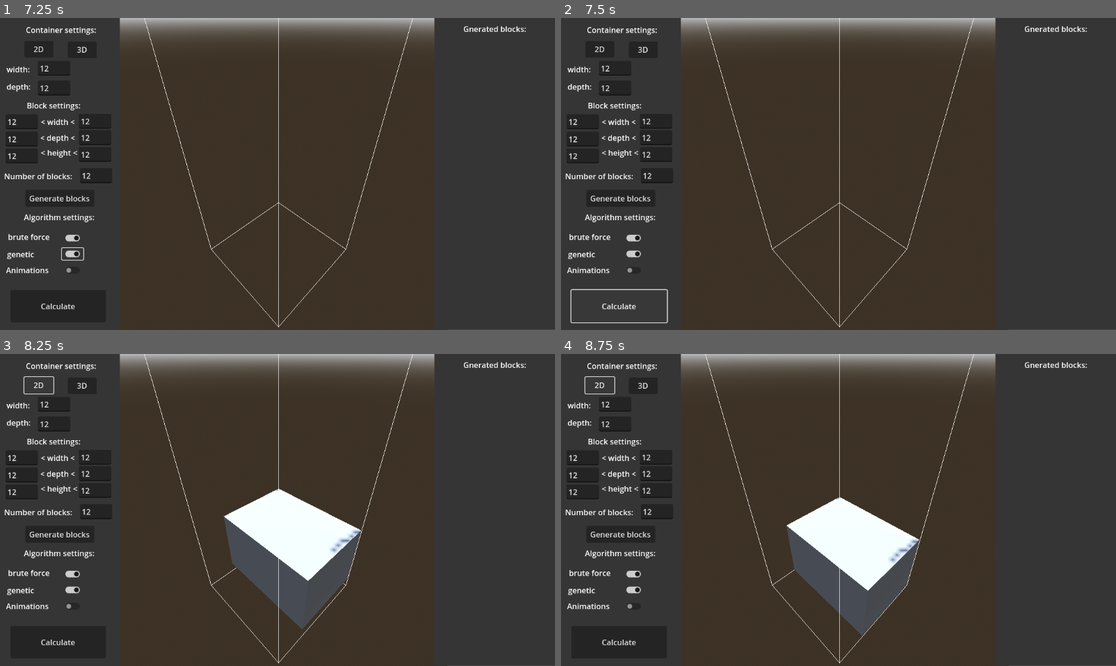
Above: before the commit, frames 1-4 (two rows, left to right).
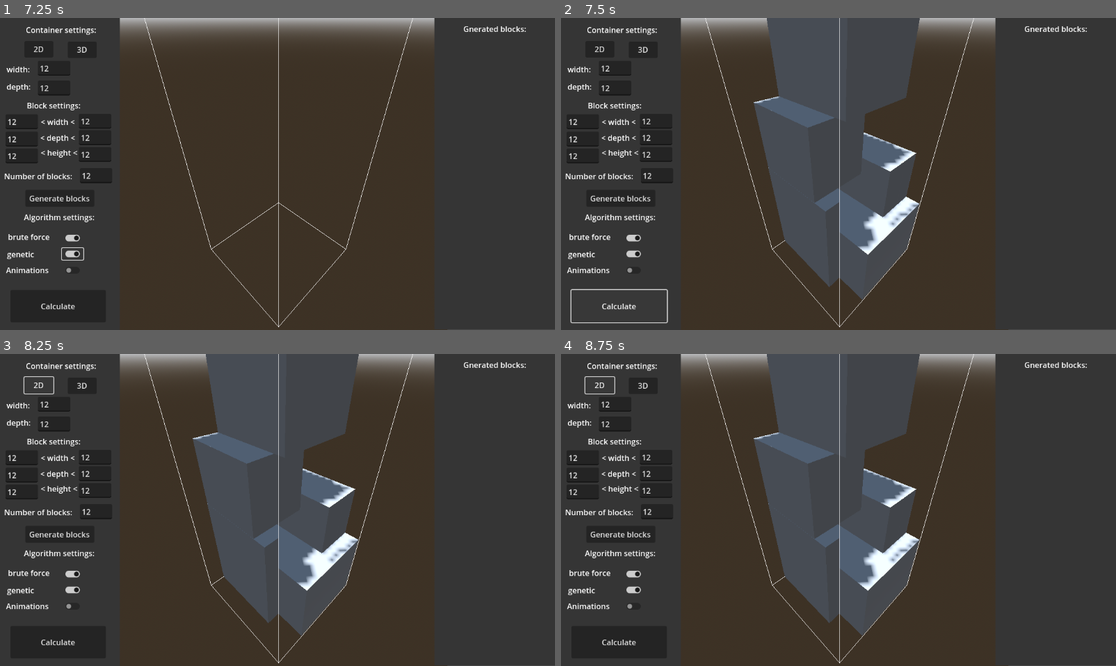
Above: after the commit, the same moments.

Repository: FilipAntonijevic/Optimal_block_packing
Game: Godot game, scene res://Scenes/Main.tscn
Two runs of this game, one before a commit and one after it. Both use one fixed random seed, a clock stepped at 60 frames per second and the inputs below.
Inputs (mouse positions are in pixels of both pictures, inside the frame that each line leads up to):
- Up to frame 1 (7.25 s): click (94, 177) at 0.52 s; type "12" at 0.6 s; click (94, 155) at 0.75 s; type "12" at 0.83 s; click (22, 155) at 0.98 s; type "12" at 1.07 s; click (94, 136) at 1.27 s; type "12" at 1.35 s; click (22, 139) at 1.5 s; type "12" at 1.58 s; click (94, 120) at 1.73 s; type "12" at 1.82 s; click (22, 120) at 2.02 s; type "12" at 2.1 s; click (55, 86) at 2.25 s; type "12" at 2.33 s; click (55, 67) at 2.48 s; type "12" at 2.57 s; click (72, 270) at 2.75 s; click "2D" at 3.5 s; click "3D" at 4.25 s; click "Generate blocks" at 5 s; click (72, 239) at 5.75 s; click (72, 255) at 6.5 s
- Up to frame 2 (7.5 s): click "Calculate" at 7.25 s
- Up to frame 3 (8.25 s): click "2D" at 8 s
- Up to frame 4 (8.75 s): no input

Frame 1 is identical in both runs. In frame 2, 19% of the frame differs, in the area x 34-65%, y 0-91%; in frame 3, 16%; in frame 4, 16%.

Commit message:
Added camera rotation. Changed up block placing part of algorithm, and now there are no illegal states in block placements.

Diff:
--- a/optimal_block_packing/Scenes/Container.tscn
+++ b/optimal_block_packing/Scenes/Container.tscn
@@ -29,4 +29,6 @@
 transform = Transform3D(0.720349, -0.42155, 0.550811, 0.0181168, 0.805284, 0.592612, -0.693376, -0.416908, 0.587723, 3.71328, 5.53443, 3.61695)
 current = true
 
-[node name="Blocks" type="Node3D" parent="."]
+[node name="Container_node" type="Node3D" parent="."]
+
+[node name="Blocks" type="Node3D" parent="Container_node"]
--- a/optimal_block_packing/Scenes/Control_panel.tscn
+++ b/optimal_block_packing/Scenes/Control_panel.tscn
@@ -259,4 +259,5 @@
 [connection signal="text_changed" from="Container_width_line_edit" to="." method="_on_container_width_line_edit_text_changed"]
 [connection signal="text_submitted" from="Container_width_line_edit" to="." method="_on_container_width_line_edit_text_submitted"]
 [connection signal="pressed" from="Generate_blocks_button" to="." method="_on_generate_blocks_button_pressed"]
+[connection signal="toggled" from="Animation_check_button" to="." method="_on_animation_check_button_toggled"]
 [connection signal="pressed" from="Calculate_best_block_order_button" to="." method="_on_calculate_best_block_order_button_pressed"]
--- a/optimal_block_packing/Scripts/Container.gd
+++ b/optimal_block_packing/Scripts/Container.gd
@@ -1,6 +1,7 @@
 extends Node3D
 
-@onready var blocks_node = $Blocks
+@onready var blocks_node = $Container_node/Blocks
+@onready var container_node = $Container_node
 
 @export var height: float = 1000
 @export var color: Color = Color(1, 1, 1)
@@ -9,6 +10,8 @@
 @export var camera_max_height: float = 1000
 
 var camera_distance: float
+var rotating := false
+var last_mouse_pos: Vector2
 
 func _ready() -> void:
 	draw_container()
@@ -16,7 +19,7 @@
 	position_camera()
 
 func draw_container() -> void:
-	for child in get_children():
+	for child in container_node.get_children():
 		if child is MeshInstance3D:
 			child.queue_free()
 
@@ -53,7 +56,7 @@
 	var mesh = st.commit()
 	var mesh_instance = MeshInstance3D.new()
 	mesh_instance.mesh = mesh
-	add_child(mesh_instance)
+	container_node.add_child(mesh_instance)
 
 	var mat = StandardMaterial3D.new()
 	mat.shading_mode = BaseMaterial3D.SHADING_MODE_UNSHADED
@@ -72,14 +75,48 @@
 	camera_min_height = camera.position.y
 
 func _unhandled_input(event: InputEvent) -> void:
+	# rotacija na levi klik
+	if event is InputEventMouseButton:
+		if event.button_index == MOUSE_BUTTON_LEFT:
+			if event.pressed:
+				rotating = true
+				last_mouse_pos = event.position
+			else:
+				rotating = false
+
+	# zoom na scroll
 	if event is InputEventMouseButton and event.pressed:
 		var camera = $Camera3D
-
 		if event.button_index == MOUSE_BUTTON_WHEEL_DOWN:
 			camera.position.y = max(camera_min_height, camera.position.y - zoom_speed)
-
 		elif event.button_index == MOUSE_BUTTON_WHEEL_UP:
 			camera.position.y += zoom_speed
+
+		# rotacija kada se pomera miš
+	if event is InputEventMouseMotion and rotating:
+		var delta = event.position - last_mouse_pos
+		var angle = deg_to_rad(-delta.x * 0.3)  # brzina rotacije
+
+		# pivot u lokalnim koordinatama (sredina kontejnera)
+		var pivot_local = Vector3(GlobalData.container_width/2.0, 0, GlobalData.container_depth/2.0)
+
+		# prebaci pivot u globalne koordinate
+		var pivot_global = container_node.to_global(pivot_local)
+
+		# trenutni global transform
+		var T = container_node.global_transform
+
+		# konstrukcija transformacija: translate back * rotate * translate to origin * T
+		var translate_to_origin = Transform3D(Basis(), -pivot_global)
+		var rotate = Transform3D(Basis(Vector3.UP, angle), Vector3.ZERO)
+		var translate_back = Transform3D(Basis(), pivot_global)
+
+		container_node.global_transform = translate_back * rotate * translate_to_origin * T
+
+		last_mouse_pos = event.position
+
+
+
 
 func add_blocks() -> void:
 	GlobalData.candidate_points.clear()
@@ -103,21 +140,37 @@
 	var t_block_z: CandidatePoint = CandidatePoint.new(best_point.x , best_point.y , best_point.z + block.depth, 0, 0)
 	update_candidate_points(t_block_x, t_block_y, t_block_z, block)
 
+func check_for_overlaps(i, best_point, block):
+	var overlap = false
+	var heighest_intersecting_block_height = best_point.y
+	for j in range(i+1, GlobalData.candidate_points.size()):
+		var t: CandidatePoint = GlobalData.candidate_points[j]
+		if t.y > best_point.y and best_point.overlaps(t, block.width, block.depth):
+			if heighest_intersecting_block_height < t.y:
+				heighest_intersecting_block_height = t.y
+				overlap = true
+
+	return [overlap, heighest_intersecting_block_height]
+
 func find_best_point_and_place_block(block) -> CandidatePoint:
 	var best_point : CandidatePoint
 
+	var ii = 0
 	for i in range(GlobalData.candidate_points.size()):
 		var t: CandidatePoint = GlobalData.candidate_points[i]
 		if t.x + block.width <= GlobalData.container_width and t.z + block.depth <= GlobalData.container_depth:
-			var no_overlap = true
-			for j in range(i+1, GlobalData.candidate_points.size()):
-				var t2: CandidatePoint = GlobalData.candidate_points[j]
-				if t2.y > t.y and t.overlaps(t2, block.width, block.depth):
-					no_overlap = false
-					break
-			if no_overlap:
-				best_point = t
-				break
+			best_point = t
+			ii = i
+			break
+	while(true):
+		var result = check_for_overlaps(ii, best_point, block)
+		var overlap = result[0]
+		var max_y = result[1]
+
+		if !overlap:
+			break
+		else:
+			best_point.y = max_y
 
 	var mesh_instance = MeshInstance3D.new()
 	var box = BoxMesh.new()
@@ -135,7 +188,7 @@
 		mesh_instance.position = start_pos
 		blocks_node.add_child(mesh_instance)
 		var tween := create_tween()
-		tween.tween_property(mesh_instance, "position", end_pos, 1).set_trans(Tween.TRANS_SINE).set_ease(Tween.EASE_OUT)
+		tween.tween_property(mesh_instance, "position", end_pos, 0.5).set_trans(Tween.TRANS_SINE).set_ease(Tween.EASE_OUT)
 		await tween.finished
 	else:
 		mesh_instance.position = Vector3(best_point.x, best_point.y, best_point.z) + Vector3(block.width/2, block.height/2, block.depth/2)
@@ -171,7 +224,7 @@
 				if max_val > t_best_z_max:
 					t_best_z_max = max_val
 					t_best_z = t
-		if t.x <= t_block_y.x and t.z <= t_block_y.z and t.y <= t_block_y.y:
+		if t.x <= t_block_y.x and t.z <= t_block_y.z and t.y <= t_block_y.y and t.width == 0 and t.depth == 0:
 			var max_val = t.y
 			if max_val > t_best_y_max:
 				t_best_y_max = max_val
